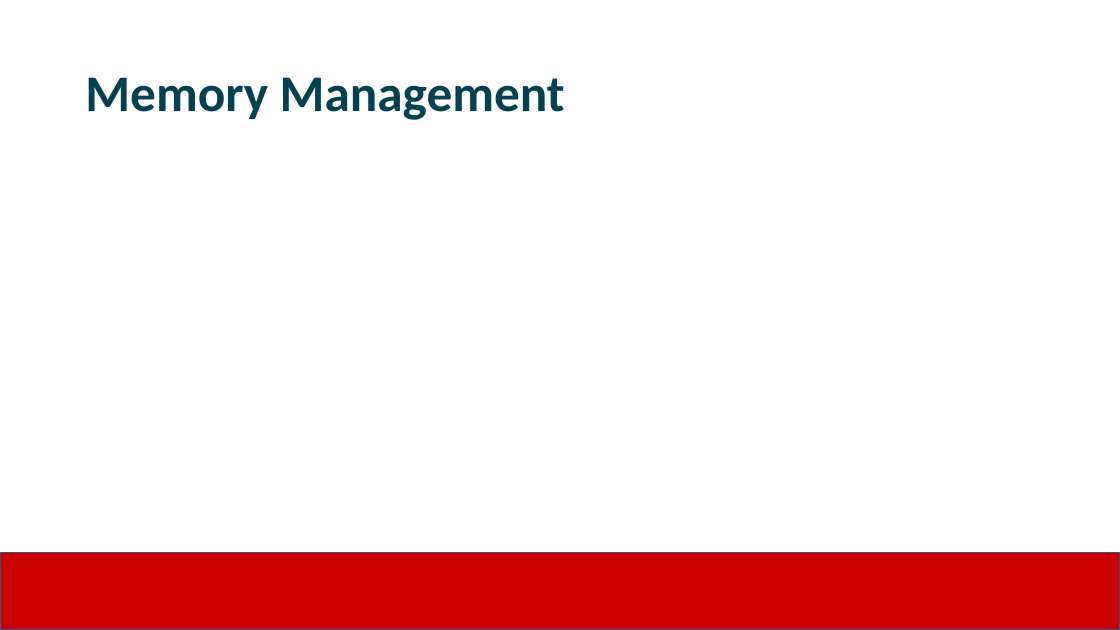
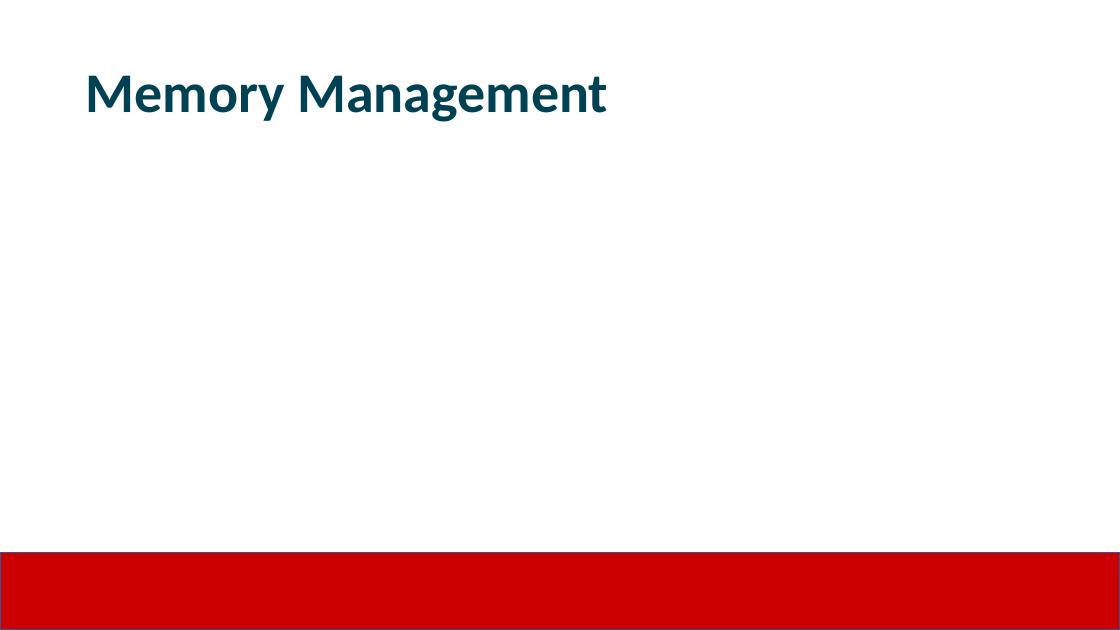
Before and after one commit to JimmyJHickey/Rambunctious-Homunculi, a slide deck: slide 3 of reports/RedHat_Presentation.pptx. Drawn at 1120x630 pixels with LibreOffice and Linux fonts; fonts in the diff are those of the drawing; background and template pictures are left out. Boxes give left, top, right and bottom in pixels: in the first picture for what was removed or moved away, otherwise in the second. Text is boxed around its words. In the diff, an @@ line names an element or a change of style, - is before the commit and + after.

```diff
--- a/reports/RedHat_Presentation.pptx
+++ b/reports/RedHat_Presentation.pptx
@@ title "Memory Management" at <box>85,75,608,122</box>: size 44 to 48 pt @@
```
Also in this commit, not shown: 3 other slides changed, 4 slides added, 1 slide removed.
